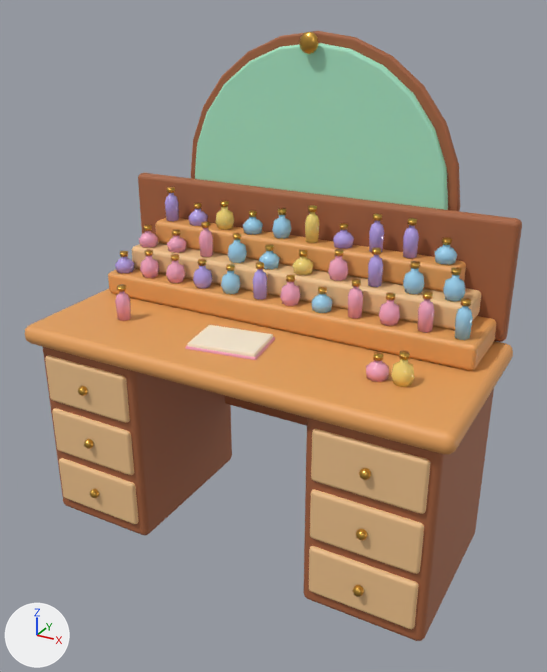
The glTF model assets/custom/models/perfume-organ.glb: old version first, new version second.
One viewpoint serves both versions: a 50 mm camera at (1.19, -2.07, 1.82) aimed at (0.04, 0.01, 0.78). Lighting does not change. The marker at lower left points along +X, +Y and +Z. The picture after the commit comes second. Vertices at exactly the same position are counted once.

Objects in the first picture: 'perfume-organ'.
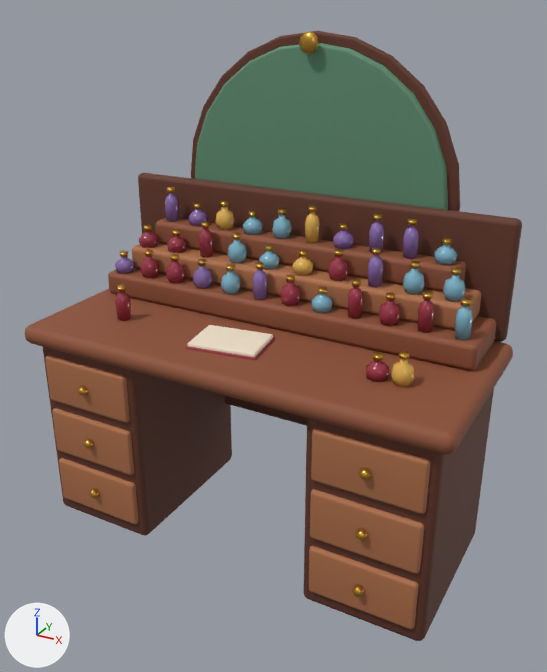
Patch to the scene script:
```diff
--- a/assets/custom/models/perfume-organ.glb.py
+++ b/assets/custom/models/perfume-organ.glb.py
@@ mat_organ_brass @@
 n0 = _N.new('ShaderNodeBsdfPrincipled'); n0.name = 'Principled BSDF'
-n0.inputs[0].default_value = (0.694, 0.392, 0.0762, 1.0)  # 'Base Color', orange #d9a84e
 n0.inputs[1].default_value = 1.0  # 'Metallic'
@@ mat_organ_brass @@
 n1 = _N.new('ShaderNodeOutputMaterial'); n1.name = 'Material Output'
+n2 = _N.new('ShaderNodeMix'); n2.name = 'Mix'
+n2.data_type = 'RGBA'
+n2.blend_type = 'MULTIPLY'
+n2.inputs[0].default_value = 1.0  # 'Factor'
+n2.inputs[7].default_value = (0.672, 0.371, 0.0612, 1.0)  # 'B', orange #d6a446
+n3 = _N.new('ShaderNodeVertexColor'); n3.name = 'Color Attribute'
 _L.new(n0.outputs[0], n1.inputs[0])  # 'BSDF' to 'Surface'
+_L.new(n2.outputs[2], n0.inputs[0])  # 'Result' to 'Base Color'
+_L.new(n3.outputs[0], n2.inputs[6])  # 'Color' to 'A'
@@ mat_paint @@
+mat_paint = bpy.data.materials.new('paint')
+mat_paint.use_nodes = True; mat_paint.node_tree.nodes.clear()
+_N = mat_paint.node_tree.nodes; _L = mat_paint.node_tree.links
+n0 = _N.new('ShaderNodeBsdfPrincipled'); n0.name = 'Principled BSDF'
+n0.inputs[2].default_value = 0.72  # 'Roughness'
+n1 = _N.new('ShaderNodeOutputMaterial'); n1.name = 'Material Output'
+n2 = _N.new('ShaderNodeVertexColor'); n2.name = 'Color Attribute'
+_L.new(n0.outputs[0], n1.inputs[0])  # 'BSDF' to 'Surface'
+_L.new(n2.outputs[0], n0.inputs[0])  # 'Color' to 'Base Color'
@@ mat_paint_gloss @@
+mat_paint_gloss = bpy.data.materials.new('paint-gloss')
+mat_paint_gloss.use_nodes = True; mat_paint_gloss.node_tree.nodes.clear()
+_N = mat_paint_gloss.node_tree.nodes; _L = mat_paint_gloss.node_tree.links
+n0 = _N.new('ShaderNodeBsdfPrincipled'); n0.name = 'Principled BSDF'
+n0.inputs[2].default_value = 0.25  # 'Roughness'
+n1 = _N.new('ShaderNodeOutputMaterial'); n1.name = 'Material Output'
+n2 = _N.new('ShaderNodeVertexColor'); n2.name = 'Color Attribute'
+_L.new(n0.outputs[0], n1.inputs[0])  # 'BSDF' to 'Surface'
+_L.new(n2.outputs[0], n0.inputs[0])  # 'Color' to 'Base Color'
@@ me_perfume_organ @@
 me_perfume_organ.from_pydata(...)  # 4314 vertices, 8248 faces; spans x -0.78..0.78, y -0.35..0.41, z 0.0..1.74
+# me_perfume_organ part 1
+# 12 faces are deleted
+# 12 new faces join them, mat_paint_gloss
+# me_perfume_organ part 2: 1132 faces spanning x -0.75..0.75, y -0.31..0.41, z 0.0..1.74 switch from mat_organ_body (brown #a8643f) to mat_paint
+# me_perfume_organ part 3: 1316 faces spanning x -0.71..0.71, y -0.33..0.31, z 0.06..0.96 switch from mat_organ_trim (beige #f2c48d) to mat_paint
+# me_perfume_organ part 4: 564 faces spanning x -0.78..0.78, y -0.35..0.35, z 0.71..1.05 switch from mat_organ_top (orange #e8a25c) to mat_paint
+# me_perfume_organ part 5: 380 faces spanning x -0.5..0.5, y 0.35..0.39, z 0.7..1.7 switch from mat_organ_arch (green #a6e8c6) to mat_paint
+# me_perfume_organ part 6: 800 faces spanning x -0.24..0.69, y 0.06..0.29, z 0.87..1.14 switch from mat_organ_bottle_sky (blue #9dd4f2) to mat_paint_gloss
+# me_perfume_organ part 7: 954 faces spanning x -0.64..0.57, y -0.16..0.21, z 0.78..1.07 switch from mat_organ_bottle_pink (pink #f5a7c2) to mat_paint_gloss
+# me_perfume_organ part 8: 720 faces spanning x -0.7..0.45, y 0.06..0.29, z 0.87..1.16 switch from mat_organ_bottle_lilac (purple #b7a2ea) to mat_paint_gloss
+# me_perfume_organ part 9: 314 faces spanning x -0.34..0.59, y -0.16..0.29, z 0.78..1.16 switch from mat_organ_bottle_butter (yellow #f6d774) to mat_paint_gloss
+# me_perfume_organ part 10: 188 faces spanning x -0.18..0.08, y -0.22..-0.02, z 0.78..0.8 switch from mat_organ_paper (pale yellow #fbebd3) to mat_paint
+# me_perfume_organ part 11: 188 faces spanning x -0.19..0.09, y -0.23..-0.01, z 0.78..0.79 switch from mat_organ_book (pink #f5a7c2) to mat_paint
 me_perfume_organ.materials.append(mat_organ_brass)
```

Location of each change, [x1, y1, x2, y2] in pixels of the pictures (547 x 672 px; the box of a moved part takes in the faces that stretch with it):
'perfume-organ', recoloured, surface changed (orange to brown): [25, 31, 522, 641] in both
part 1 of me_perfume_organ, moved or reshaped: [382, 363, 394, 381] in both
part 2 of me_perfume_organ, recoloured (darker): [43, 31, 522, 641] in both
part 3 of me_perfume_organ, recoloured (beige to brown): [45, 242, 481, 629] in both
part 4 of me_perfume_organ, recoloured (orange to brown): [25, 218, 513, 454] in both
part 5 of me_perfume_organ, recoloured (darker): [195, 43, 448, 210] in both
part 6 of me_perfume_organ, recoloured: [221, 215, 473, 340] in both
part 7 of me_perfume_organ, recoloured: [115, 228, 435, 382] in both
part 8 of me_perfume_organ, recoloured: [115, 193, 419, 299] in both
part 9 of me_perfume_organ, recoloured: [215, 207, 415, 387] in both
part 10 of me_perfume_organ, recoloured: [188, 325, 273, 357] in both
part 11 of me_perfume_organ, recoloured: [185, 337, 275, 360] in both
